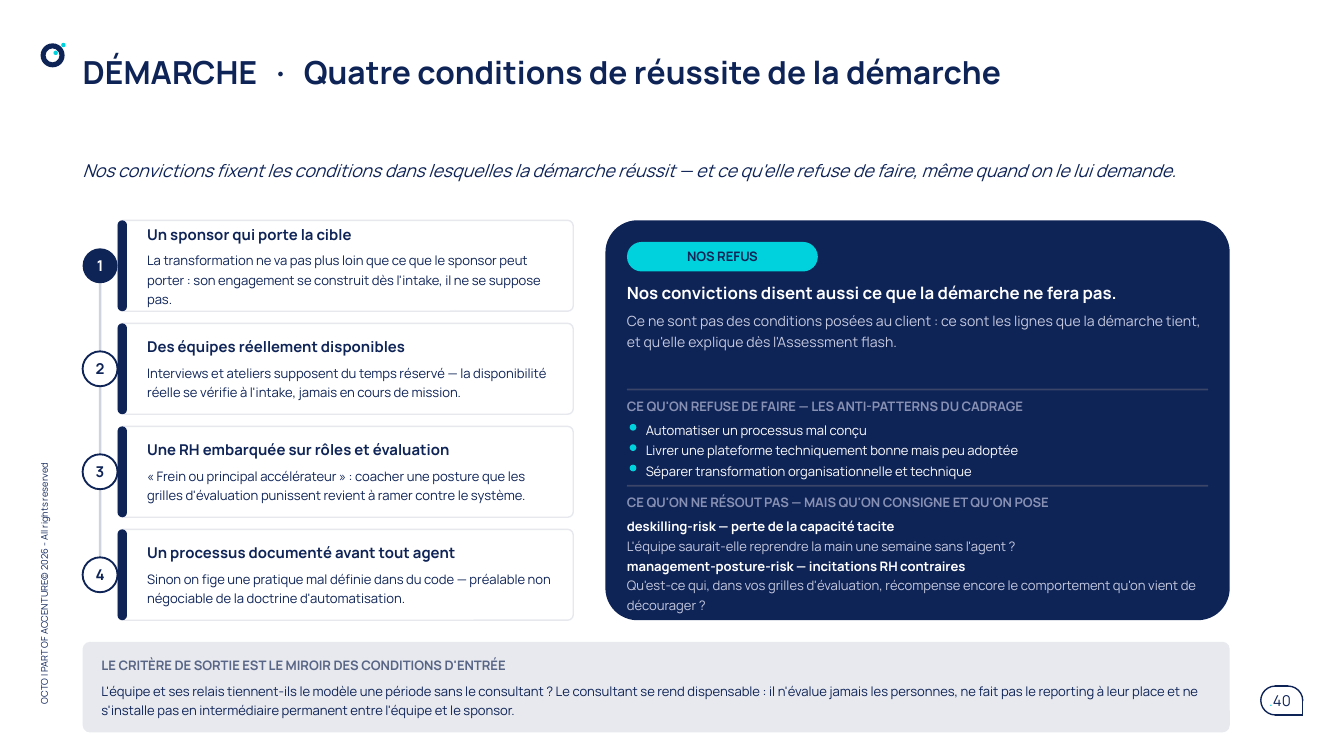
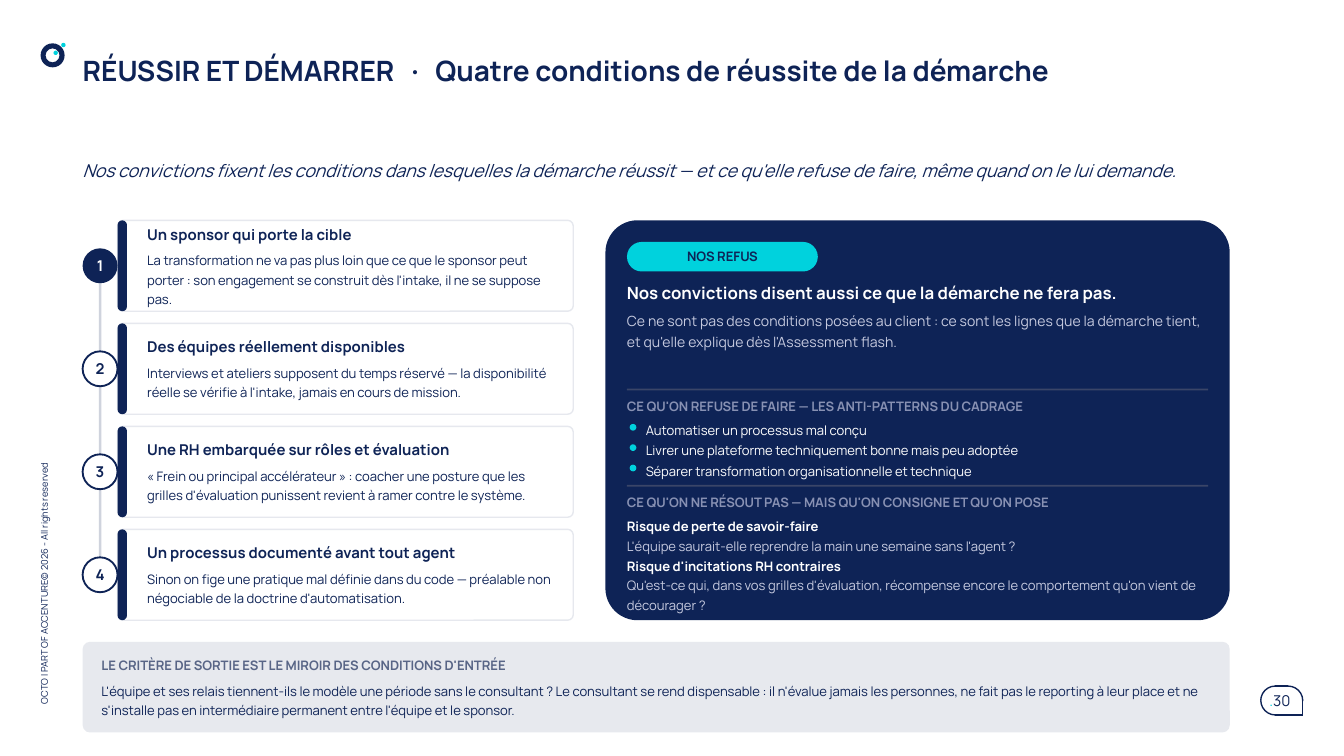
Before and after one commit to claudecamus-dot/Vscode3, a slide deck: slide 30 of docs/cadrage-ppt/bmad-iap-cadrage-synthese.pptx (slide 40 before the commit). Drawn at 1344x756 pixels with LibreOffice and Linux fonts; fonts in the diff are those of the drawing. Boxes give left, top, right and bottom in pixels: in the first picture for what was removed or moved away, otherwise in the second. Text is boxed around its words. In the diff, an @@ line names an element or a change of style, - is before the commit and + after.

```diff
--- a/docs/cadrage-ppt/bmad-iap-cadrage-synthese.pptx
+++ b/docs/cadrage-ppt/bmad-iap-cadrage-synthese.pptx
@@ title at (83,54,1049,82): text changed; size 17 to 15 pt @@
-DÉMARCHE · Quatre conditions de réussite de la démarche
+RÉUSSIR ET DÉMARRER · Quatre conditions de réussite de la démarche
@@ text at (627,521,818,534): text changed @@
-deskilling-risk — perte de la capacité tacite
+Risque de perte de savoir-faire
@@ text at (627,561,841,574): text changed @@
-management-posture-risk — incitations RH contraires
+Risque d'incitations RH contraires
@@ page number at (1269,695,1290,707): text changed @@
-.40
+.30
```
Also in this commit, not shown: 23 other slides changed, 8 slides added, 15 slides removed, 2 other files.
